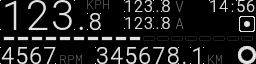
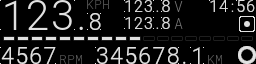
Comparing the layer stacks of the two 256x64 images. Changes:
painted on "Main" over bbox(174, 1, 184, 29)
